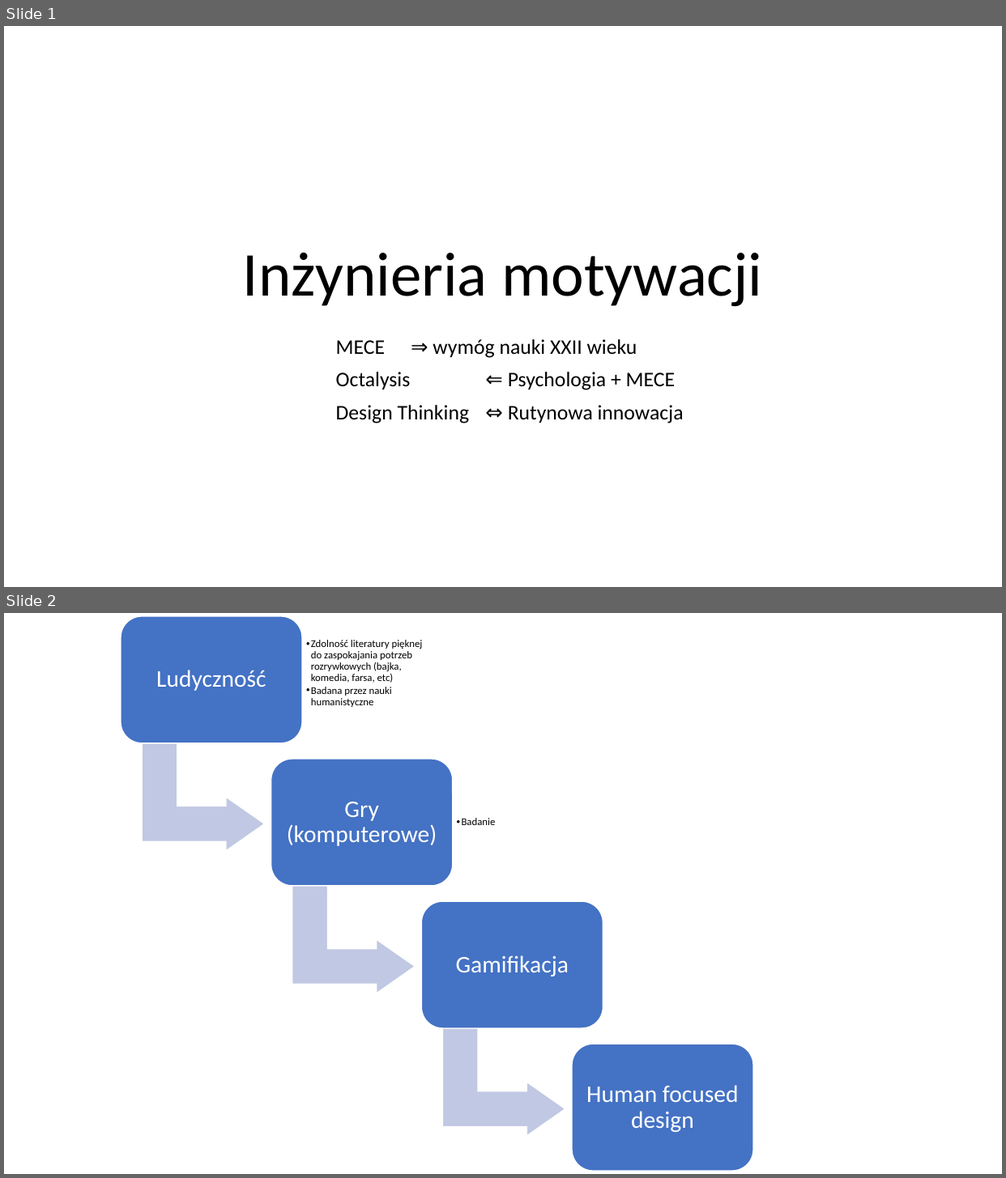
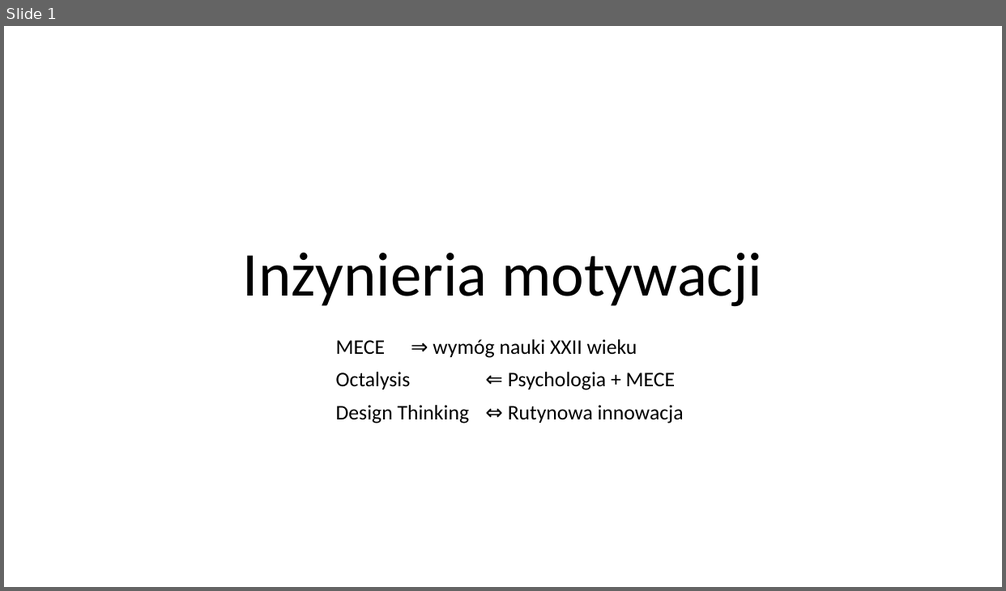
Before and after one commit to Jblew/mece-motivation-workshops, a slide deck: prezentacja-v1.pptx. Shown one above the other, each under a label of ours: slides 1 and 2 before the commit, slide 1 after it. The pictures are 1006x1178 and 1006x591 pixels, drawn with LibreOffice and Linux fonts; fonts in the diff are those of the drawing. Boxes give left, top, right and bottom in pixels: in the first picture for what was removed or moved away, otherwise in the second. Text is boxed around its words. In the diff, an @@ line names an element or a change of style, - is before the commit and + after.

```diff
--- a/prezentacja-v1.pptx
+++ b/prezentacja-v1.pptx
@@ slide 2 removed at (4,613,1002,1174), background #FFFFFF @@
@@ group removed at (121,616,753,1171): 6 texts, 4 rounded rectangles, 3 bent up arrows @@
-Ludyczność
-  • Zdolność literatury pięknej do zaspokajania potrzeb rozrywkowych (bajka, komedia, farsa, etc)
-  • Badana przez nauki humanistyczne
-Gry (komputerowe)
-  • Badanie
-Gamifikacja
-Human focused design
```
Also in this commit, not shown: 15 slides added, 1 other file.
